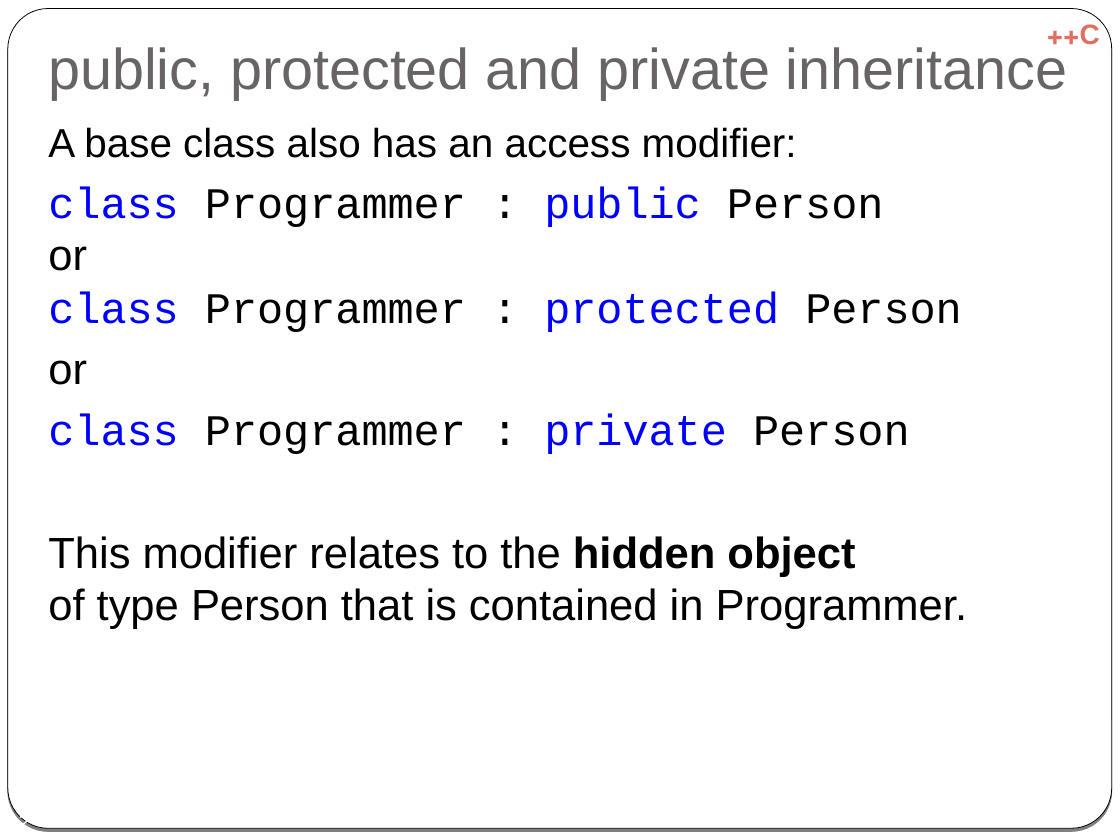
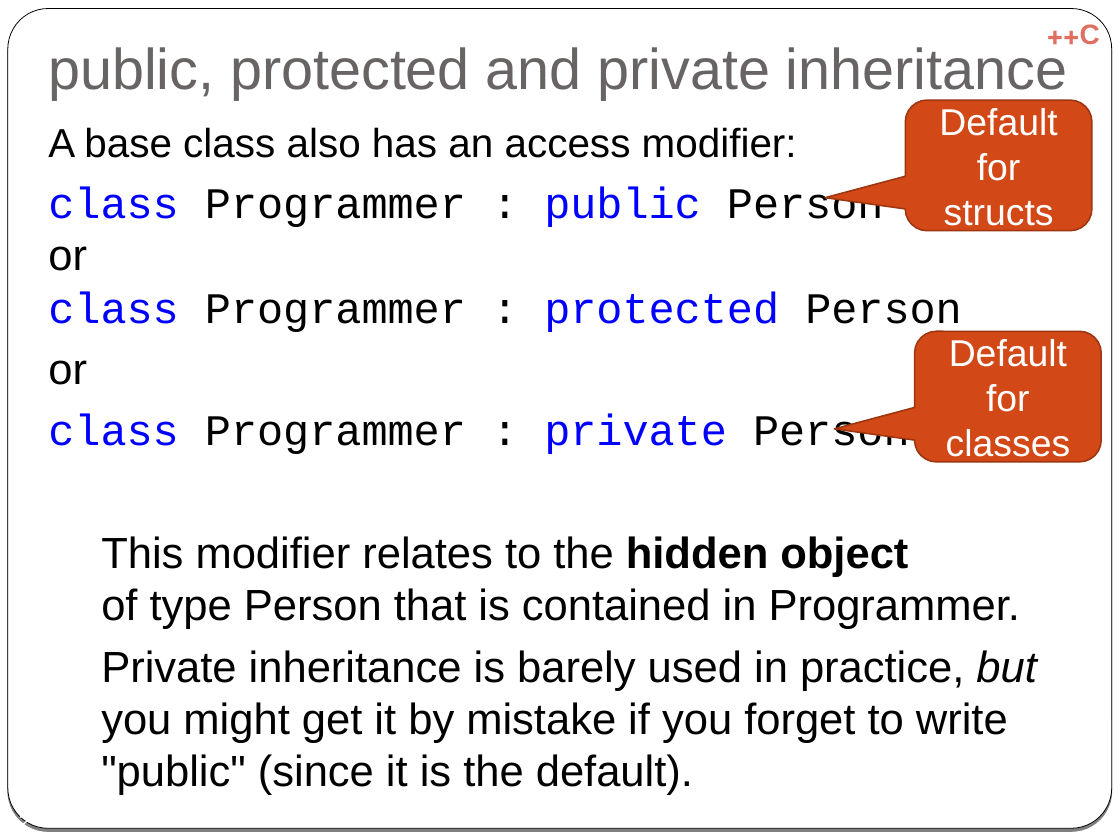
Before and after one commit to cpp-at-ariel/cpp-5779, a slide deck: slide 12 of 06-inheritance/slides-inheritance.odp. Drawn at 1120x840 pixels with LibreOffice and Linux fonts; fonts in the diff are those of the drawing. Boxes give left, top, right and bottom in pixels: in the first picture for what was removed or moved away, otherwise in the second. Text is boxed around its words. In the diff, an @@ line names an element or a change of style, - is before the commit and + after.

```diff
--- a/06-inheritance/slides-inheritance.odp
+++ b/06-inheritance/slides-inheritance.odp
@@ rounded speech box added at [905,100,1092,231], fill #D34817, outline #9C3510 0.99 pt, 24 pt, text #FFFFFF @@
+Default for structs
@@ rounded speech box added at [915,332,1102,463], fill #D34817, outline #9C3510 0.99 pt, 24 pt, text #FFFFFF @@
+Default for classes
@@ text at [101,536,1020,629]: bullet none to ● @@
@@ text at [101,650,1036,795]: paragraph added @@
+● Private inheritance is barely used in practice, but you might get it by mistake if you forget to write "public" (since it is the default).
```
Also in this commit, not shown: 6 other slides changed, 1 slide removed, 12 other files.
